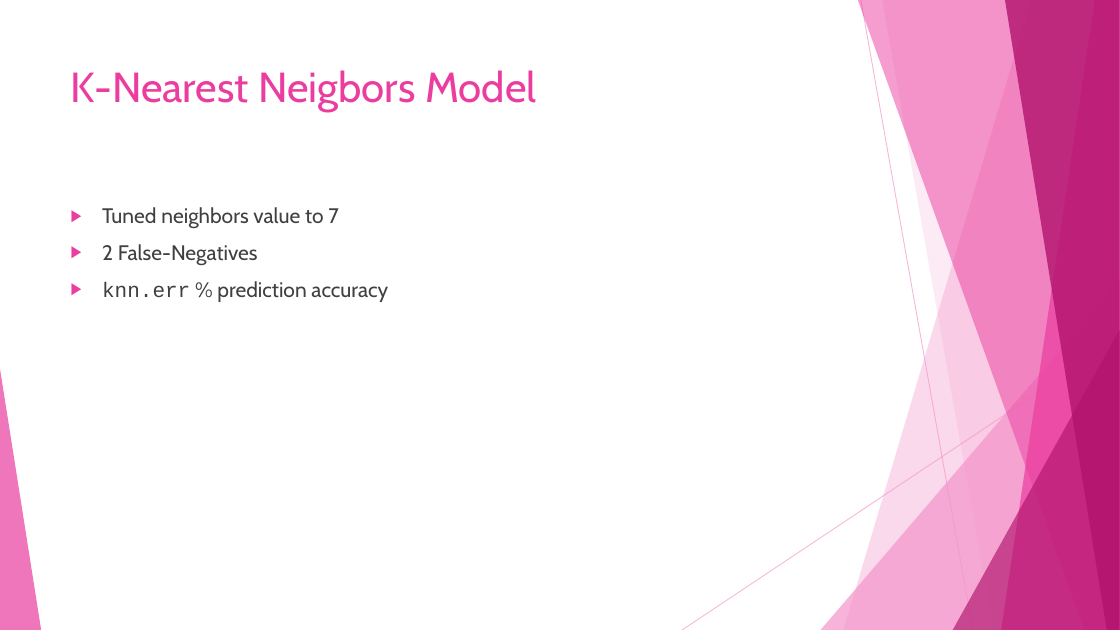
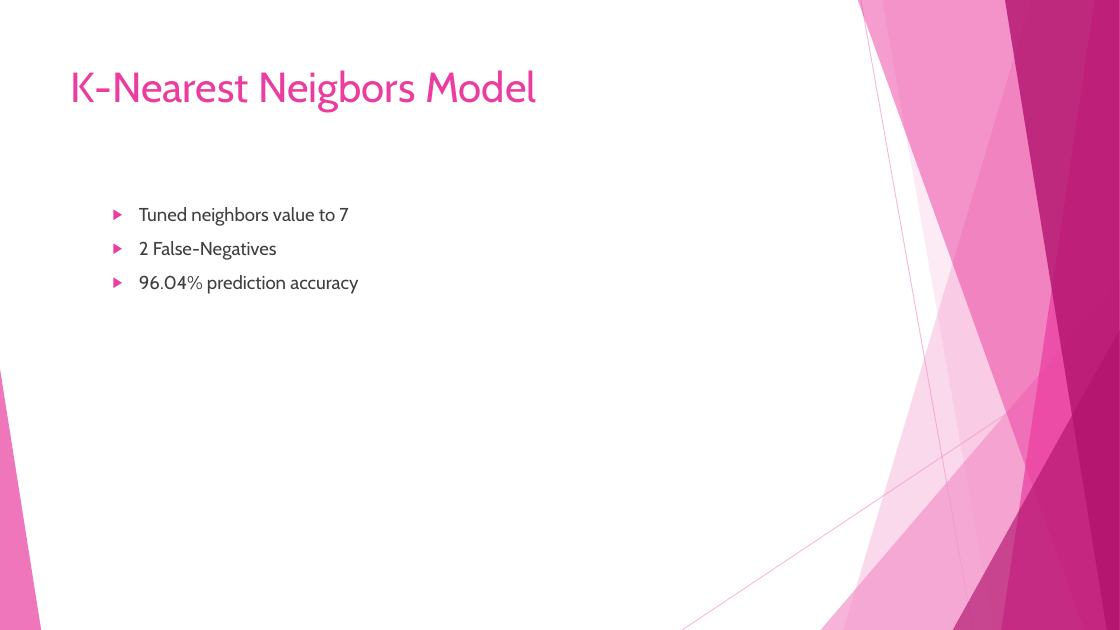
Before and after one commit to dlaposata/Breast_Cancer_Analysis, a slide deck: slide 25 of powerpoint.pptx. Drawn at 1120x630 pixels with LibreOffice and Linux fonts; fonts in the diff are those of the drawing. Boxes give left, top, right and bottom in pixels: in the first picture for what was removed or moved away, otherwise in the second. Text is boxed around its words. In the diff, an @@ line names an element or a change of style, - is before the commit and + after.

```diff
--- a/powerpoint.pptx
+++ b/powerpoint.pptx
@@ text at (x1=139, y1=207, x2=348, y2=260): size 18 to 16 pt in "Tuned neighbors value to 7", "2 False-Negatives"; list level 1 to 2 in "Tuned neighbors value to 7"; list level 1 to 2 in "2 False-Negatives" @@
@@ text at (x1=139, y1=275, x2=358, y2=294): text changed; size 18 to 16 pt @@
-▶ knn.err % prediction accuracy
+  ▶ 96.04% prediction accuracy
```
Also in this commit, not shown: 14 other slides changed.
